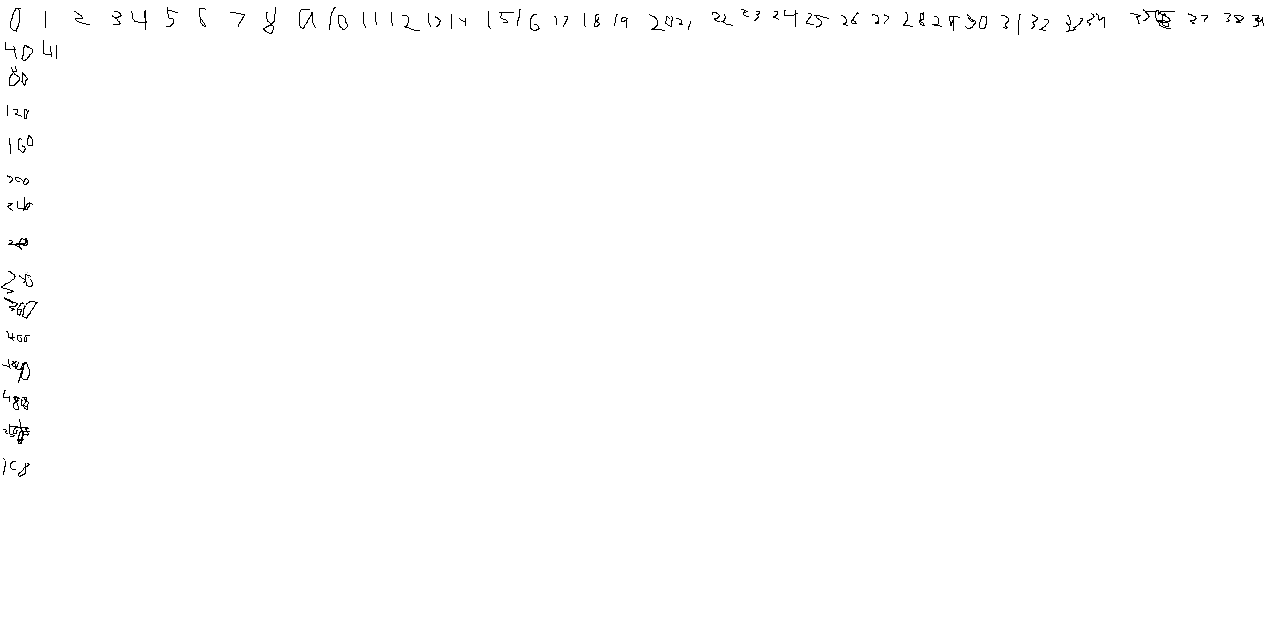
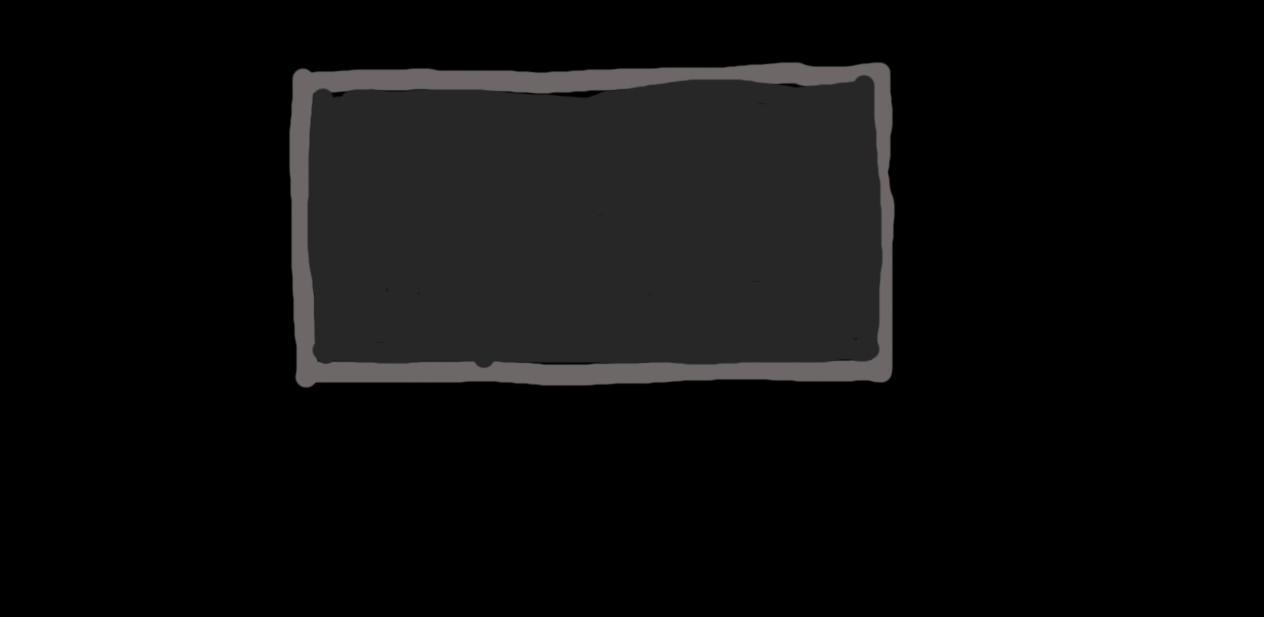
Layer changes from the first 1264×617 image to the second:
showed "Grid", painted on it over [0, 0, 1264, 617]
hid "Layer 1" over [0, 0, 1264, 617]
